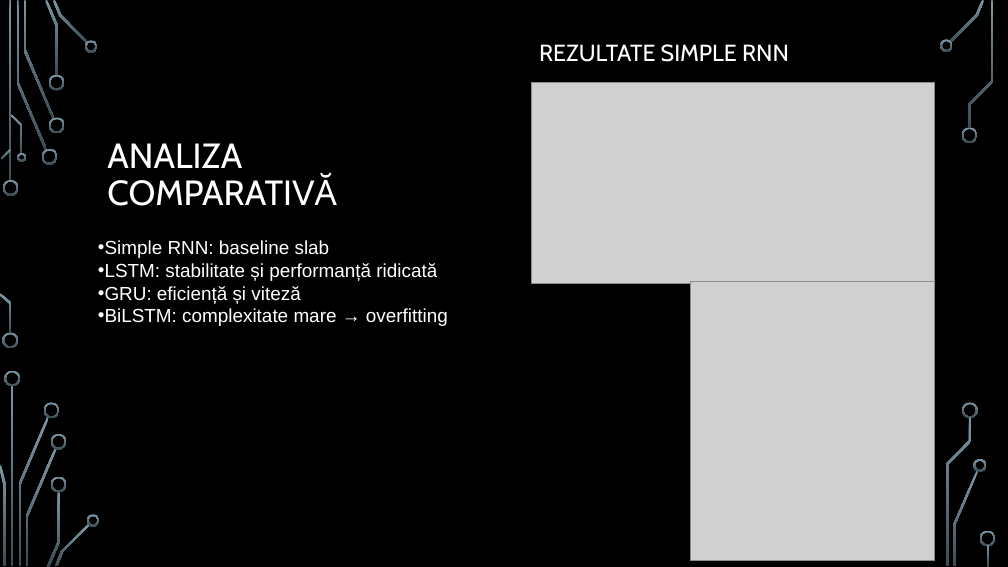
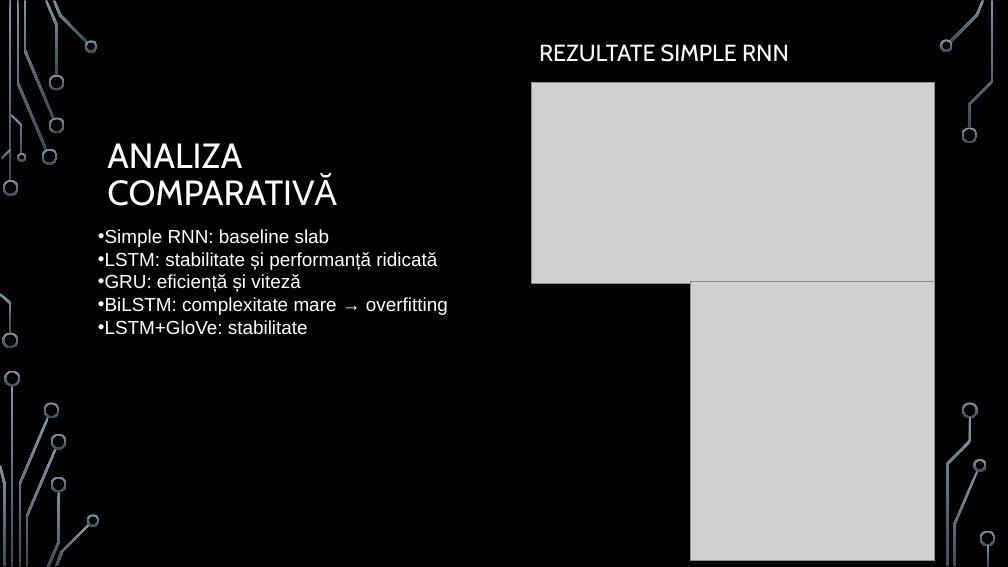
Before and after one commit to janina280/Sentiment-Analysis-of-Movie-Reviews, a slide deck: slide 15 of Sentiment Analysis of Movie Reviews.pptx (slide 16 before the commit). Drawn at 1008x567 pixels with LibreOffice and Linux fonts; fonts in the diff are those of the drawing; grey boxes stand for pictures; background and template pictures are left out. Boxes give left, top, right and bottom in pixels: in the first picture for what was removed or moved away, otherwise in the second. Text is boxed around its words. In the diff, an @@ line names an element or a change of style, - is before the commit and + after.

```diff
--- a/Sentiment Analysis of Movie Reviews.pptx
+++ b/Sentiment Analysis of Movie Reviews.pptx
@@ text "Simple RNN: baseline slab": place and size @@
-text "Simple RNN: baseline slab" at [98,240,448,326]
+text "Simple RNN: baseline slab" at [98,229,448,335]
@@ text at [98,320,308,335]: paragraph added @@
+• LSTM+GloVe: stabilitate
```
Also in this commit, not shown: 5 other slides changed, 2 slides added, 2 slides removed, 1 other file.
